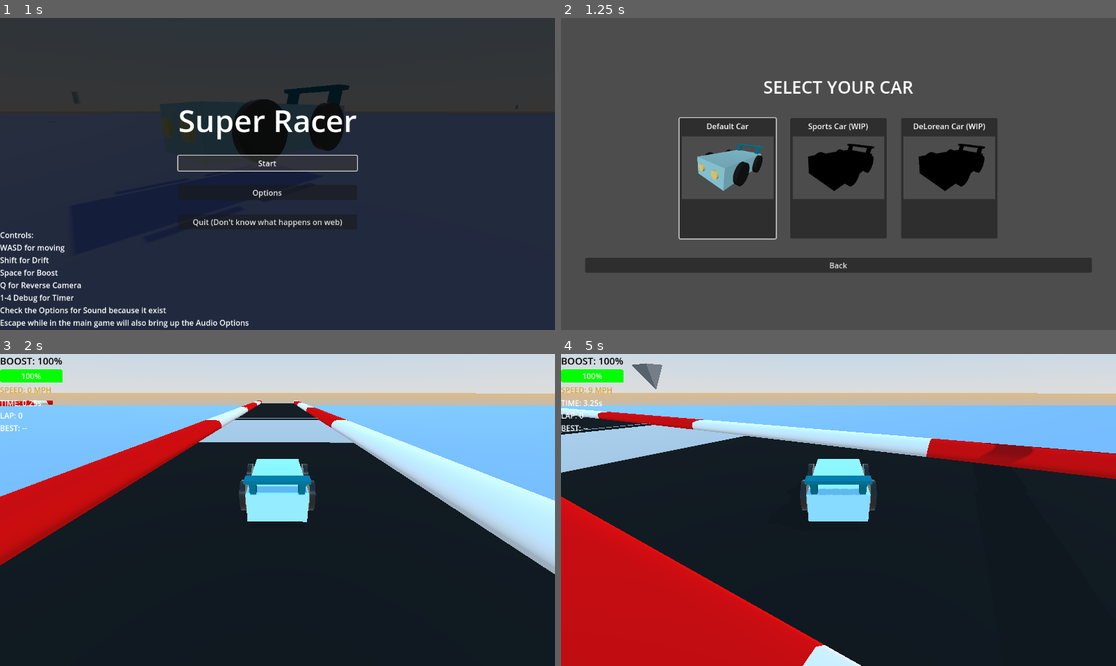
Above: before the commit, frames 1-4 (two rows, left to right).
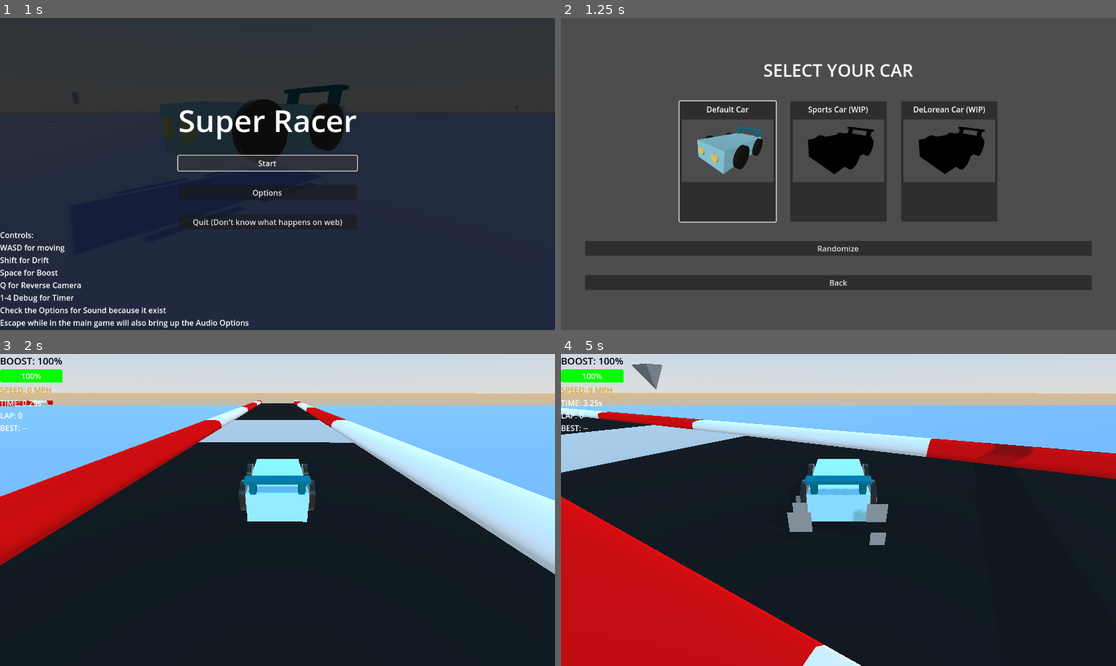
Above: after the commit, the same moments.

Repository: SirWadles/Super-Racer
Game: Godot game, scene res://scenes/main_menu.tscn
The game is run twice, just before and just after one commit, with the same random seed, the same clock (stepped at 60 frames per second) and the same inputs. Sound files missing from this copy of the repository are replaced by a short silence.
Inputs (mouse positions are in pixels of both pictures, inside the frame that each line leads up to; where the layout moved, square brackets give the same spot in the first picture):
- Up to frame 1 (1 s): click "Start" at 0.5 s
- Up to frame 2 (1.25 s): no input
- Up to frame 3 (2 s): click (166, 497) [166, 513] at 1.25 s
- Up to frame 4 (5 s): tap Enter at 2 s; move the mouse to (960, 494) at 2.02 s; hold D (steer_right) 2.03-2.78 s; hold Ctrl (boost) 2.03-2.78 s; tap Shift (drift) at 2.3, 2.85, 3.8, 4.35 s; move the mouse to (727, 525) at 2.77 s; hold S (brake) 2.78-3.53 s; tap Ctrl (boost) at 3.05, 4.55 s; move the mouse to (894, 441) at 3.52 s; hold D (steer_right) 3.53-4.28 s; hold Ctrl (boost) 3.53-4.28 s; move the mouse to (810, 572) at 4.27 s; hold W (accelerate) from 4.28 s (still down)

Frame 1 is identical in both runs. In frame 2, 28% of the frame differs, in the area x 4-96%, y 14-88%; in frame 3, less than 0.1%; in frame 4, 0.8%.

Commit message:
Car Stuff (WIP?)
I made it so the car has the drift particles appear correctly. Particles appear when first moving and the boost regens twice as fast when drifting.

Diff:
--- a/scenes/car.tscn
+++ b/scenes/car.tscn
@@ -93,9 +93,13 @@
 transform = Transform3D(-4.85634e-08, -0.1, 0, 1.111, -4.37114e-09, 0, 0, 0, 1.111, -1.2, 0, 1)
 mesh = ExtResource("2_uoj53")
 
+[node name="RearLeftParticles" type="GPUParticles3D" parent="Car/Wheels/RearLeft"]
+
 [node name="RearRight" type="MeshInstance3D" parent="Car/Wheels"]
 transform = Transform3D(-4.85634e-08, -0.1, 0, 1.111, -4.37114e-09, 0, 0, 0, 1.111, 1.2, 0, 1)
 mesh = ExtResource("2_uoj53")
+
+[node name="RearRightParticles" type="GPUParticles3D" parent="Car/Wheels/RearRight"]
 
 [node name="CameraPivot" type="Node3D" parent="Car"]
 transform = Transform3D(0.999992, -0.00159085, 0.00369625, 0.000587399, 0.966405, 0.257023, -0.00398096, -0.257019, 0.966398, 0, 1.19574, 0)
--- a/scenes/car_selection.tscn
+++ b/scenes/car_selection.tscn
@@ -57,6 +57,10 @@
 offset_bottom = 40.0
 texture = ExtResource("2_ji71v")
 
+[node name="RandomizeButton" type="Button" parent="MarginContainer/VBoxContainer"]
+layout_mode = 2
+text = "Randomize"
+
 [node name="BackButton" type="Button" parent="MarginContainer/VBoxContainer"]
 layout_mode = 2
 text = "Back"
--- a/scenes/main.tscn
+++ b/scenes/main.tscn
@@ -384,7 +384,7 @@
 skeleton = NodePath("")
 
 [node name="Checkpoint" parent="." instance=ExtResource("13_trceg")]
-transform = Transform3D(5.38315, 0, 0, 0, 1, 0, 0, 0, 1, 0, 1.2033, -73.1747)
+transform = Transform3D(5.38315, 0, 0, 0, 1, 0, 0, 0, 1, 0, 1.2033, -98.147)
 
 [node name="Checkpoint2" parent="." instance=ExtResource("14_jkv2x")]
 transform = Transform3D(5.38315, 0, 0, 0, 1, 0, 0, 0, 1, -2.51897, 1.2033, -407.993)
--- a/scripts/car.gd
+++ b/scripts/car.gd
@@ -15,6 +15,7 @@
 @export var drift_acceleration_multiplier = 1.2
 @export var min_drift_speed = 15.0
 @export var max_drift_steering_angle = 30.0
+@export var drift_boost_regen_mult = 2.0
 
 @export_category("Boost Properties")
 @export var max_boost = 100.0
@@ -68,6 +69,8 @@
 @onready var rear_left_particles: GPUParticles3D = $Wheels/RearLeft/RearLeftParticles
 @onready var rear_right_particles: GPUParticles3D = $Wheels/RearRight/RearRightParticles
 
+var start_particles_played = false
+
 @onready var ground_ray = $RayCast3D
 
 var audio_options = null
@@ -100,6 +103,11 @@
 		boost_particles.emitting = false
 		boost_particles.one_shot = false
 	current_boost = max_boost
+
+	if rear_left_particles:
+		rear_left_particles.emitting = false
+	if rear_right_particles:
+		rear_right_particles.emitting = false
 
 	if not is_in_customization_scene():
 		game_ui = game_ui_scene.instantiate()
@@ -138,6 +146,10 @@
 			audio_options.show_options()
 
 func setup_particles():
+	var white_ramp = Gradient.new()
+	white_ramp.colors = [Color(1, 1, 1, 1), Color(1, 1, 1, 0)]
+	var ramp_texture = GradientTexture2D.new()
+	ramp_texture.gradient = white_ramp
 	if drift_particles:
 		var drift_material = ParticleProcessMaterial.new()
 		drift_material.direction = Vector3(0, -1, 0)
@@ -149,6 +161,7 @@
 		drift_material.linear_accel_max = -1.5
 		drift_material.damping_min = 1.5
 		drift_material.damping_max = 2.5
+		drift_material.color_ramp = ramp_texture
 		drift_particles.process_material = drift_material
 		drift_particles.amount = 100
 		drift_particles.lifetime = 1.0
@@ -166,6 +179,7 @@
 		boost_material.linear_accel_max = 7.0
 		boost_material.damping_min = 0.5
 		boost_material.damping_max = 1.5
+		boost_material.color_ramp = ramp_texture
 		boost_particles.process_material = boost_material
 		boost_particles.amount = 50
 		boost_particles.lifetime = 0.5
@@ -173,6 +187,28 @@
 		var boost_quad = QuadMesh.new()
 		boost_quad.size = Vector2(0.3, 0.3)
 		boost_particles.draw_pass_1 = boost_quad
+
+	if rear_left_particles:
+		var smoke_material = ParticleProcessMaterial.new()
+		smoke_material.direction = Vector3(0, 0, 1)
+		smoke_material.spread = 30
+		smoke_material.initial_velocity_min = 2.0
+		smoke_material.initial_velocity_max = 4.0
+		smoke_material.gravity = Vector3(0, -0.5, 0)
+		smoke_material.scale_min = 0.5
+		smoke_material.scale_max = 1.5
+		smoke_material.color_ramp = ramp_texture
+		rear_left_particles.process_material = smoke_material
+		rear_left_particles.amount = 40
+		rear_left_particles.lifetime = 1.9
+		var smoke_quad = QuadMesh.new()
+		smoke_quad.size = Vector2(0.5, 0.5)
+		rear_left_particles.draw_pass_1 = smoke_quad
+	if rear_right_particles:
+		rear_right_particles.process_material = rear_left_particles.process_material
+		rear_right_particles.amount = rear_left_particles.amount
+		rear_right_particles.lifetime = rear_left_particles.lifetime
+		rear_right_particles.draw_pass_1 = rear_left_particles.draw_pass_1
 
 func _physics_process(delta):
 	handle_input(delta)
@@ -183,6 +219,8 @@
 	update_engine_sound()
 	handle_drift_sound()
 	handle_boost_sound()
+	handle_start_particles(delta)
+	reset_start_particles()
 
 	if ground_ray.is_colliding():
 		var collision_point = ground_ray.get_collision_point()
@@ -303,14 +341,14 @@
 	#Without one it handles horrible
 
 func handle_drift(drift_input: bool):
-	var was_drifting = is_drifting
 	is_drifting = drift_input and abs(current_speed) > min_drift_speed and abs(current_steering) > 5.0
 
-	if drift_particles:
-		if is_drifting and not was_drifting:
-			drift_particles.emitting = true
-		elif not is_drifting and was_drifting:
-			drift_particles.emitting = false
+	if rear_left_particles:
+		if not start_particles_played or rear_left_particles.one_shot == false:
+			rear_left_particles.emitting = is_drifting and abs(current_speed) > 1.0
+	if rear_right_particles:
+		if not start_particles_played or rear_right_particles.one_shot == false:
+			rear_right_particles.emitting = is_drifting and abs(current_speed) > 1.0
 
 func apply_movement(delta):
 	var turn_radians = deg_to_rad(current_steering) * delta * (1.0 + abs(current_speed) / max_speed * 0.5)
@@ -333,7 +371,10 @@
 		if boost_regen_cooldown > 0:
 			boost_regen_cooldown -= delta
 		else:
-			current_boost = min(current_boost + boost_regen_rate * delta, max_boost)
+			var regen_rate = boost_regen_rate
+			if is_drifting:
+				regen_rate *= drift_boost_regen_mult
+			current_boost = min(current_boost + regen_rate * delta, max_boost)
 	if boost_particles:
 		boost_particles.emitting = is_boosting
 
@@ -527,3 +568,21 @@
 
 func is_in_customization_scene() -> bool:
 	return get_tree().current_scene.name == "CarCustomization" or get_tree().current_scene.has_method("randomize_all_colors")
+
+func handle_start_particles(delta):
+	if not start_particles_played and current_speed > 1.0:
+		start_particles_played = true
+		var burst_amount = 10
+		for wheel_particles in [rear_left_particles, rear_right_particles]:
+			if wheel_particles:
+				wheel_particles.lifetime = 1
+				wheel_particles.amount = burst_amount
+				wheel_particles.one_shot = true
+				wheel_particles.emitting = true
+
+func reset_start_particles():
+	for wheel_particles in [rear_left_particles, rear_right_particles]:
+		if wheel_particles and wheel_particles.one_shot:
+			if not wheel_particles.emitting:
+				wheel_particles.one_shot = false
+				wheel_particles.amount = 40
--- a/scripts/car_selection.gd
+++ b/scripts/car_selection.gd
@@ -13,6 +13,8 @@
 var scene_ready = false
 var last_focused_button: Button = null
 var mouse_click_in_progress = false
+
+@onready var randomize_button = $MarginContainer/VBoxContainer/RandomizeButton
 
 var car_options = [
 	{
@@ -38,6 +40,7 @@
 	setup_navigation()
 
 	back_button.pressed.connect(_on_back_button_pressed)
+	randomize_button.pressed.connect(_on_randomize_button_pressed)
 
 	await get_tree().create_timer(0.1).timeout
 	scene_ready = true
@@ -145,6 +148,22 @@
 	mouse_click_in_progress = false
 	get_tree().change_scene_to_file("res://scenes/main_menu.tscn")
 
+func _on_randomize_button_pressed():
+	if mouse_click_in_progress:
+		return
+	mouse_click_in_progress = true
+	var car_buttons: Array[Button] = []
+	for child in hbox_container.get_children():
+		if child is Button:
+			car_buttons.append(child)
+	if car_buttons.is_empty():
+		mouse_click_in_progress = false
+		return
+	randomize_button.disabled = true
+	await _animate_random_choice(car_buttons)
+	randomize_button.disabled = false
+	mouse_click_in_progress = false
+
 func _on_button_mouse_hover():
 	if scene_ready and not mouse_click_in_progress and hover_sound_player and hover_sound_player.stream:
 		hover_sound_player.play()
@@ -157,3 +176,18 @@
 func _input(event):
 	if event.is_action_pressed("ui_cancel"):
 		_on_back_button_pressed()
+
+func _animate_random_choice(car_buttons: Array[Button]) -> void:
+	var chosen_button: Button = car_buttons[randi() % car_buttons.size()]
+	var steps = randi_range(6, 10)
+	for i in range(steps):
+		var temp_button = car_buttons[randi() % car_buttons.size()]
+		temp_button.grab_focus()
+		if hover_sound_player and hover_sound_player.stream:
+			hover_sound_player.play()
+		await get_tree().create_timer(0.15).timeout
+	chosen_button.grab_focus()
+	if hover_sound_player and hover_sound_player.stream:
+			hover_sound_player.play()
+	await get_tree().create_timer(0.3).timeout
+	chosen_button.emit_signal("pressed")
